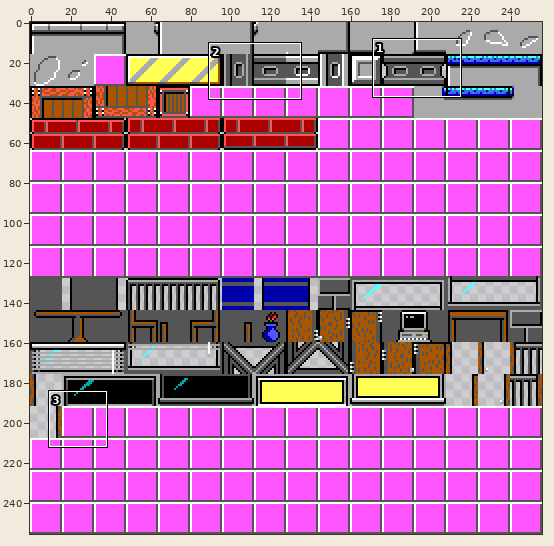
Sprite sheet -- bin/data/tile_sheet.png. The picture above shows the old version from afar; the outline marks the close-up.
Close-up. Before the commit:
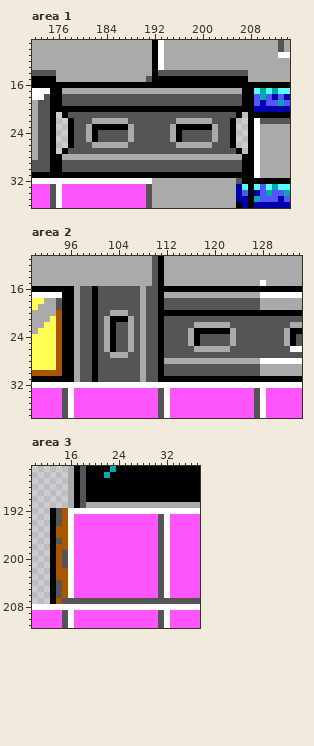
The file is 256x256 pixels. Shown: area 1: x 172..214, y 9..36; area 2: x 90..134, y 11..37; area 3: x 10..37, y 185..211.
The result:
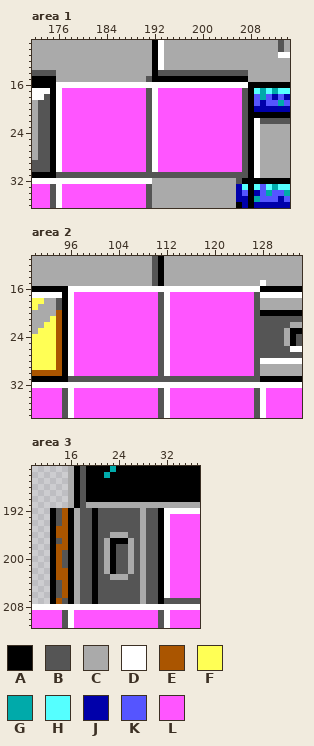
Palette (. is transparent): A #000000  B #555555  C #aaaaaa  D #ffffff  E #aa5500  F #ffff55  G #00aaaa  H #55ffff  J #0000aa  K #5555ff  L #ff55ff
Difference:
Changed rows in their new state; - is an unchanged pixel.
Area 1:
first column x 176:
16 DDDDDDDDDDDDDDDDDDDDDDDDDDDDDDDD
17 DLLLLLLLLLLLLLLBDLLLLLLLLLLLLLLB
18 DLLLLLLLLLLLLLL-DLLLLLLLLLLLLLLB
19 DLLLLLLLLLLLLLL-DLLLLLLLLLLLLLLB
20 DLLLLLLLLLLLLLLBDLLLLLLLLLLLLLLB
21 DLLLLLLLLLLLLLL-DLLLLLLLLLLLLLLB
22 DLLLLLLLLLLLLLL-DLLLLLLLLLLLLLLB
23 DLLLLLLLLLLLLLL-DLLLLLLLLLLLLLLB
24 DLLLLLLLLLLLLLL-DLLLLLLLLLLLLLLB
25 DLLLLLLLLLLLLLL-DLLLLLLLLLLLLLLB
26 DLLLLLLLLLLLLLL-DLLLLLLLLLLLLLLB
27 DLLLLLLLLLLLLLL-DLLLLLLLLLLLLLLB
28 DLLLLLLLLLLLLLLBDLLLLLLLLLLLLLLB
29 DLLLLLLLLLLLLLL-DLLLLLLLLLLLLLLB
30 DLLLLLLLLLLLLLL-DLLLLLLLLLLLLLLB
31 BBBBBBBBBBBBBBBBBBBBBBBBBBBBBBBB
Area 2:
first column x 96:
16 DDDDDDDDDDDDDDDDDDDDDDDDDDDDDDDD
17 DLLLLLLLLLLLLLLBDLLLLLLLLLLLLLLB
18 DLLLLLLLLLLLLLLBDLLLLLLLLLLLLLL-
19 DLLLLLLLLLLLLLLBDLLLLLLLLLLLLLL-
20 DLLLLLLLLLLLLLLBDLLLLLLLLLLLLLLB
21 DLLLLLLLLLLLLLLBDLLLLLLLLLLLLLL-
22 DLLLLLLLLLLLLLLBDLLLLLLLLLLLLLL-
23 DLLLLLLLLLLLLLLBDLLLLLLLLLLLLLL-
24 DLLLLLLLLLLLLLLBDLLLLLLLLLLLLLL-
25 DLLLLLLLLLLLLLLBDLLLLLLLLLLLLLL-
26 DLLLLLLLLLLLLLLBDLLLLLLLLLLLLLL-
27 DLLLLLLLLLLLLLLBDLLLLLLLLLLLLLL-
28 DLLLLLLLLLLLLLLBDLLLLLLLLLLLLLLB
29 DLLLLLLLLLLLLLLBDLLLLLLLLLLLLLL-
30 DLLLLLLLLLLLLLLBDLLLLLLLLLLLLLL-
31 BB--B-------B--BBBBBBBBBBBBBBBBB
Area 3:
first column x 16:
192 ACBBABBBBBBBCBBA
193 ACBBABBBBBBBCBBA
194 ACBBABBBBBBBCBBA
195 ACBBABBBBBBBCBBA
196 ACBBABBCCCBBCBBA
197 ACBBABCAAACBCBBA
198 ACBBABCABBCBCBBA
199 ACBBABCABBCBCBBA
200 ACBBABCABBCBCBBA
201 ACBBABCABBCBCBBA
202 ACBBABCABBCBCBBA
203 ACBBABBCCCBBCBBA
204 ACBBABBBBBBBCBBA
205 ACBBABBBBBBBCBBA
206 ACBBABBBBBBBCBBA
207 AC--A-------C--A
Changed places in both close-ups, as pixel boxes (x1, y1, x2, y2):
changed: (56, 82, 248, 178)
changed: (68, 286, 260, 382)
changed: (68, 508, 164, 604)
